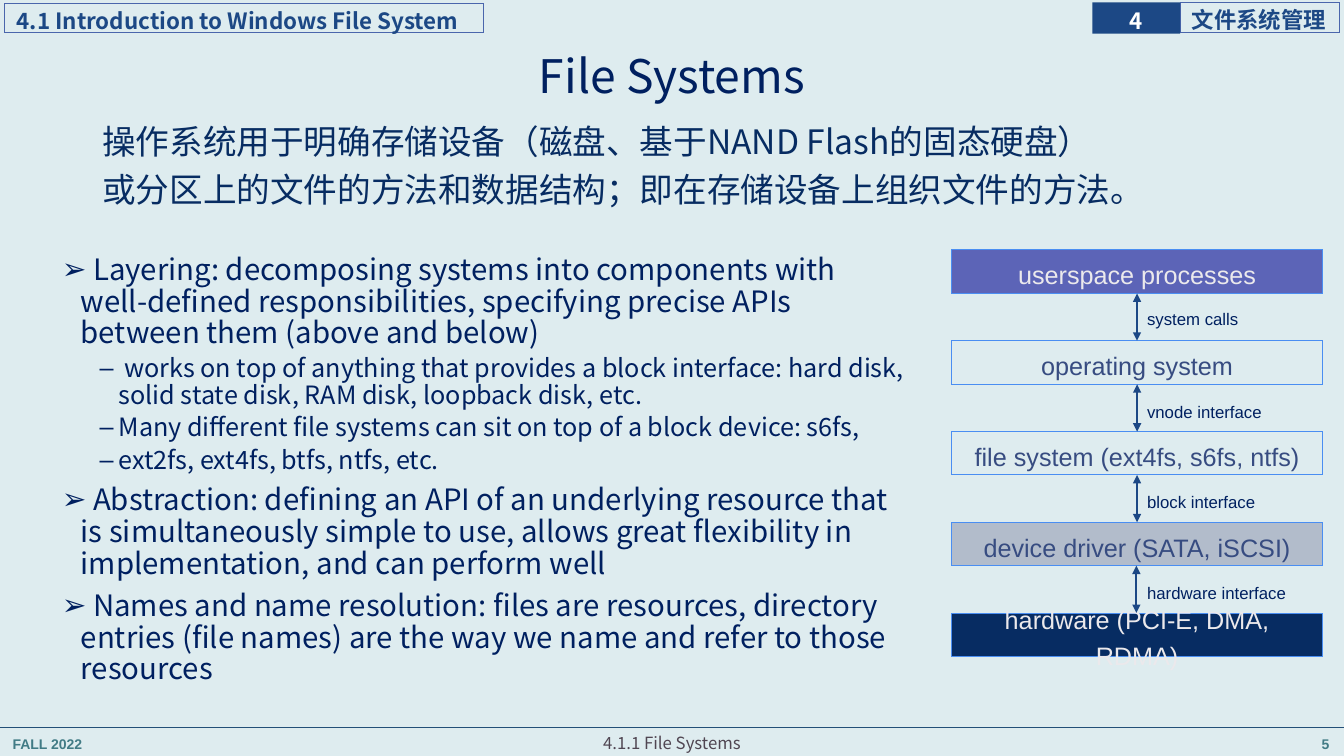
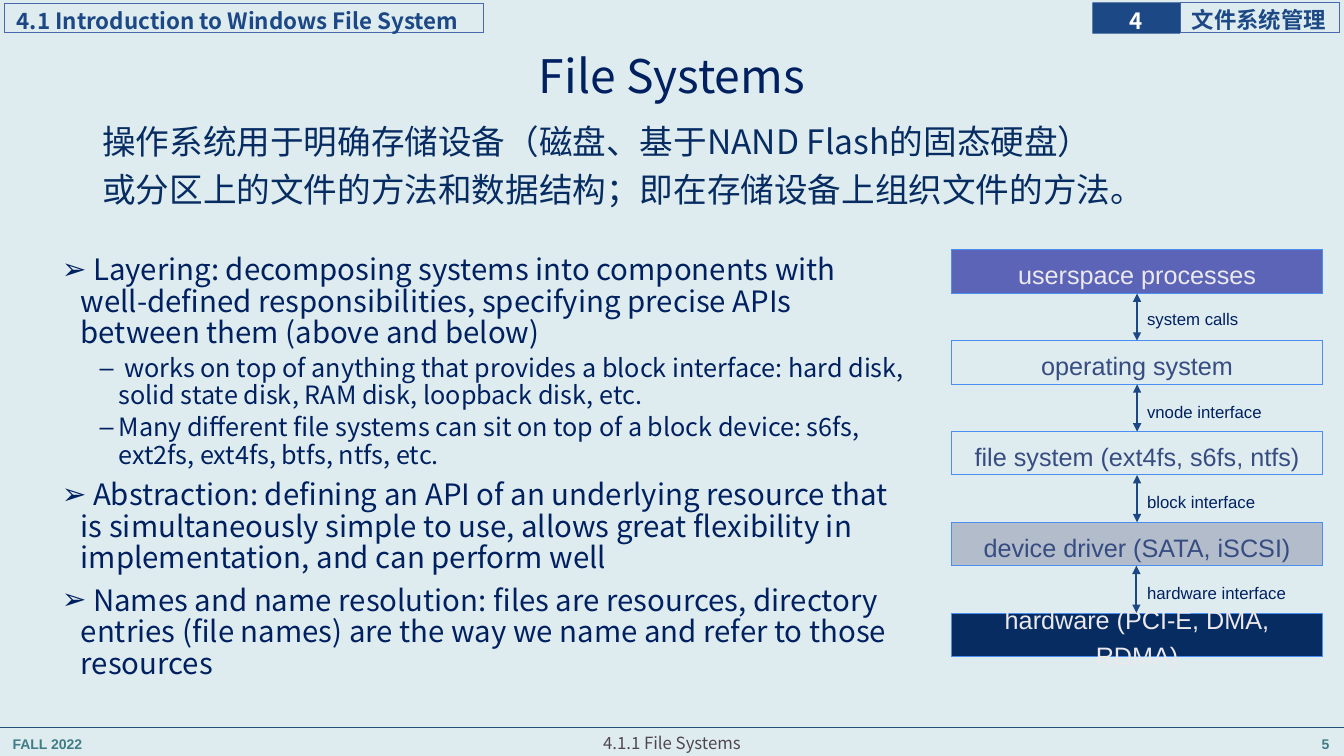
Before and after one commit to principleWindows/win-principle-2022, a slide deck: slide 5 of slides/instruction/principleWindows_4.pptx. Drawn at 1344x756 pixels with LibreOffice and Linux fonts; fonts in the diff are those of the drawing. Boxes give left, top, right and bottom in pixels: in the first picture for what was removed or moved away, otherwise in the second. Text is boxed around its words. In the diff, an @@ line names an element or a change of style, - is before the commit and + after.

```diff
--- a/slides/instruction/principleWindows_4.pptx
+++ b/slides/instruction/principleWindows_4.pptx
@@ text at [119, 415, 860, 469]: text changed @@
-  – Many different file systems can sit on top of a block device: s6fs,
-  – ext2fs, ext4fs, btfs, ntfs, etc.
+  – Many different file systems can sit on top of a block device: s6fs, ext2fs, ext4fs, btfs, ntfs, etc.
```
Also in this commit, not shown: 8 other slides changed, 3 slides added, 5 other files.
